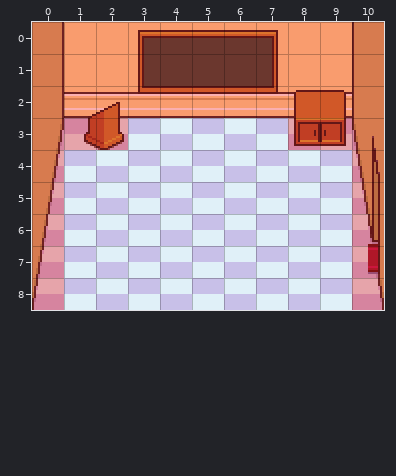
A Tiled map (JSON) gets an edit: maps/class5.json. The first picture shows the starting point.
Cells are 16x16 px. Shown: x 0..10, y 0..8.
Now the later version:
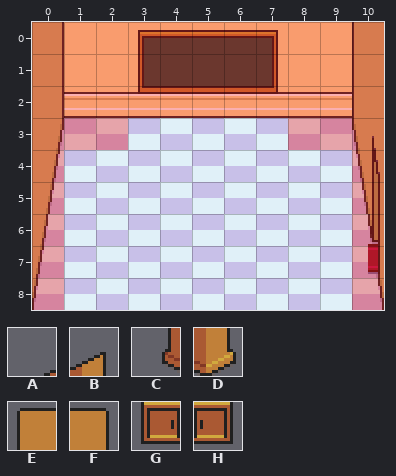
Key: from "layer1": A 27, B 28, C 40, D 41, E 46, F 47, G 59, H 60.
_ is an empty cell, . an unchanged one.
Difference:
--- layer "layer1"
@@ x 1..9 @@
-2 AB.....EF
-3 CD.....GH
+2 __.....__
+3 __.....__
